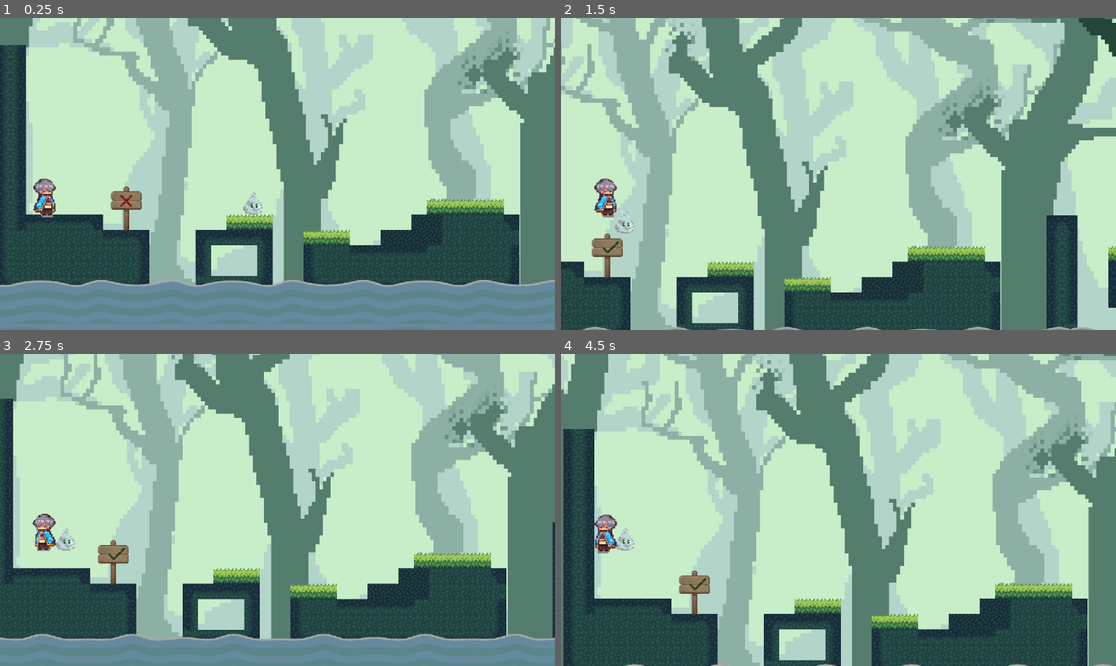
Above: before the commit, frames 1-4 (two rows, left to right).
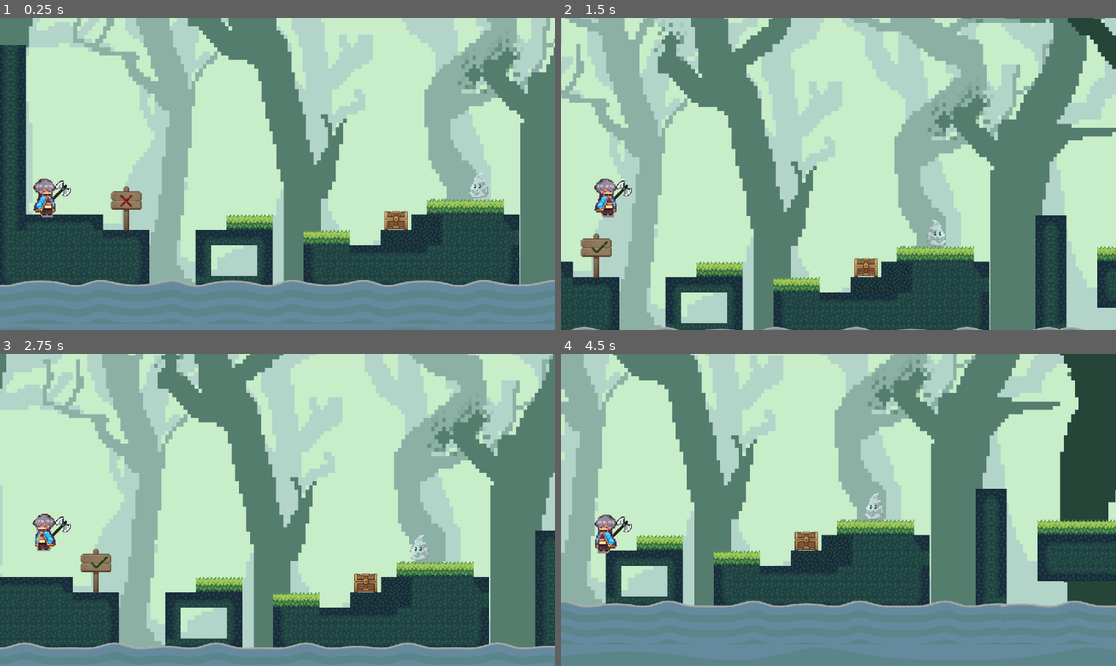
Above: after the commit, the same moments.

Repository: karenRojas07/RavenGame
Game: Godot game, scene res://Scenes/Map.tscn
Two runs of this game, one before a commit and one after it. Both use one fixed random seed, a clock stepped at 60 frames per second and the inputs below.
Inputs:
- Up to frame 1 (0.25 s): no input
- Up to frame 2 (1.5 s): hold Up (ui_up) 0.53-1.28 s; hold Right (ui_right) from 0.53 s (still down); tap Z (attack, bound only after the commit) at 0.6 s; tap Up (ui_up) at 1.35 s
- Up to frame 3 (2.75 s): tap Up (ui_up) at 1.52, 1.82 s; tap Z (attack, bound only after the commit) at 1.55, 2.1 s; release Right (ui_right) at 2.03 s; hold Left (ui_left) from 2.03 s (still down); hold Up (ui_up) from 2.03 s (still down)
- Up to frame 4 (4.5 s): release Left (ui_left) at 2.78 s; release Up (ui_up) at 2.78 s; hold Right (ui_right) 2.78-4.28 s; tap Z (attack, bound only after the commit) at 2.85, 4.35 s; tap Up (ui_up) at 3.02, 3.32 s; hold Up (ui_up) 3.53-4.28 s; hold Left (ui_left) from 4.28 s (still down)

The runs differ from the first frame. In frame 1, 0.6% of the frame differs, in the area x 9-88%, y 49-68%; in frame 2, 32%; in frame 3, 42%; in frame 4, 84%, in the area x 0-100%, y 0-100%.

Commit message:
Attack from the character v2

Diff:
--- a/Scenes/Enemy.tscn
+++ b/Scenes/Enemy.tscn
@@ -1,12 +1,33 @@
-[gd_scene load_steps=10 format=3 uid="uid://dbm154l7m3uqm"]
+[gd_scene load_steps=14 format=3 uid="uid://dbm154l7m3uqm"]
 
-[ext_resource type="Script" path="res://Scripts/Player.gd" id="1_fnx1l"]
+[ext_resource type="Script" path="res://Scripts/Enemy.gd" id="1_d3qid"]
 [ext_resource type="Texture2D" uid="uid://g5vxdg4uvq8u" path="res://Textures/TEXTURAS/ENEMIGOS/FANTASMA/pixil-frame-0.png" id="2_op3wa"]
+[ext_resource type="Texture2D" uid="uid://bkt1p18qsygsc" path="res://Textures/TEXTURAS/ENEMIGOS/FANTASMA/pixil-frame-2.png" id="2_pkuxq"]
+[ext_resource type="Texture2D" uid="uid://bq8qvtbv4juyr" path="res://Textures/TEXTURAS/ENEMIGOS/FANTASMA/pixil-frame-1.png" id="4_txnc2"]
+[ext_resource type="Texture2D" uid="uid://clqi2p7enm1p5" path="res://Textures/TEXTURAS/ENEMIGOS/FANTASMA/pixil-frame-3.png" id="5_rji2c"]
+
+[sub_resource type="RectangleShape2D" id="RectangleShape2D_x43ju"]
+size = Vector2(20, 24)
+
+[sub_resource type="RectangleShape2D" id="RectangleShape2D_6mbd5"]
+size = Vector2(20, 27)
 
 [sub_resource type="Animation" id="Animation_0msoo"]
 resource_name = "IDLE"
 length = 0.5
 loop_mode = 1
+tracks/0/type = "value"
+tracks/0/imported = false
+tracks/0/enabled = true
+tracks/0/path = NodePath("Sprite2D:texture")
+tracks/0/interp = 1
+tracks/0/loop_wrap = true
+tracks/0/keys = {
+"times": PackedFloat32Array(0, 0.1, 0.2, 0.3),
+"transitions": PackedFloat32Array(1, 1, 1, 1),
+"update": 1,
+"values": [ExtResource("2_op3wa"), ExtResource("4_txnc2"), ExtResource("2_pkuxq"), ExtResource("5_rji2c")]
+}
 
 [sub_resource type="Animation" id="Animation_nex07"]
 resource_name = "Idle"
@@ -32,16 +53,9 @@
 "Walk": SubResource("Animation_6t8jb")
 }
 
-[sub_resource type="RectangleShape2D" id="RectangleShape2D_x43ju"]
-size = Vector2(20, 24)
-
-[node name="CharacterBody2D" type="CharacterBody2D"]
-script = ExtResource("1_fnx1l")
-
-[node name="AnimationPlayer" type="AnimationPlayer" parent="."]
-libraries = {
-"": SubResource("AnimationLibrary_rgd05")
-}
+[node name="Ghost" type="CharacterBody2D" groups=["Enemies"]]
+collision_layer = 2
+script = ExtResource("1_d3qid")
 
 [node name="CollisionShape2D" type="CollisionShape2D" parent="."]
 position = Vector2(0, -4)
@@ -50,3 +64,20 @@
 [node name="Sprite2D" type="Sprite2D" parent="."]
 position = Vector2(-1, -4)
 texture = ExtResource("2_op3wa")
+
+[node name="Hitbox" type="Area2D" parent="."]
+
+[node name="CollisionShape2D" type="CollisionShape2D" parent="Hitbox"]
+position = Vector2(0, -5.5)
+shape = SubResource("RectangleShape2D_6mbd5")
+
+[node name="RayCast2D" type="RayCast2D" parent="."]
+position = Vector2(-11, 1)
+target_position = Vector2(0, 13)
+
+[node name="AnimationPlayer" type="AnimationPlayer" parent="."]
+libraries = {
+"": SubResource("AnimationLibrary_rgd05")
+}
+
+[connection signal="area_entered" from="Hitbox" to="." method="_on_hitbox_area_entered"]
--- a/Scenes/Map.tscn
+++ b/Scenes/Map.tscn
@@ -6,9 +6,9 @@
 [ext_resource type="Texture2D" uid="uid://c2ivlhqw8achn" path="res://Textures/Floor/jungle tileset.png" id="3_6wjnb"]
 [ext_resource type="PackedScene" uid="uid://dw72qlinlkhjn" path="res://Scenes/Objects/water.tscn" id="7_3fm8k"]
 [ext_resource type="PackedScene" uid="uid://dbm154l7m3uqm" path="res://Scenes/Enemy.tscn" id="7_molfr"]
-[ext_resource type="Script" path="res://Scripts/Enemy.gd" id="8_6xmrs"]
 [ext_resource type="Texture2D" uid="uid://c2oir6v1fwj6k" path="res://Textures/Water/Map1/waterAnimation11.png" id="9_gd12y"]
 [ext_resource type="PackedScene" uid="uid://jm7rjx85tmr4" path="res://Scenes/checkpoint.tscn" id="9_mk4eh"]
+[ext_resource type="PackedScene" uid="uid://b8u5g2syv2j34" path="res://Scenes/Objects/chest.tscn" id="10_od5wd"]
 
 [sub_resource type="TileSetAtlasSource" id="TileSetAtlasSource_7ec5n"]
 texture = ExtResource("1_oufn8")
@@ -98,7 +98,7 @@
 
 [node name="Player" parent="." instance=ExtResource("2_77rtk")]
 z_index = 20
-position = Vector2(-275, 12)
+position = Vector2(-275, 19)
 
 [node name="Camera2D" type="Camera2D" parent="Player"]
 position = Vector2(235, -30)
@@ -109,10 +109,6 @@
 scale = Vector2(2.177, 0.946154)
 texture = ExtResource("9_gd12y")
 
-[node name="Enemy" parent="." instance=ExtResource("7_molfr")]
-position = Vector2(-39, 18)
-script = ExtResource("8_6xmrs")
-
 [node name="checkpoint" parent="." instance=ExtResource("9_mk4eh")]
 position = Vector2(-197, 26)
 
@@ -121,3 +117,9 @@
 
 [node name="checkpoint2" parent="." instance=ExtResource("9_mk4eh")]
 position = Vector2(595, -38)
+
+[node name="Chest" parent="." instance=ExtResource("10_od5wd")]
+position = Vector2(88, 43)
+
+[node name="Ghost" parent="." instance=ExtResource("7_molfr")]
+position = Vector2(184, 10)
--- /dev/null
+++ b/Scenes/Objects/chest.tscn
@@ -0,0 +1,52 @@
+[gd_scene load_steps=12 format=3 uid="uid://b8u5g2syv2j34"]
+
+[ext_resource type="Texture2D" uid="uid://buxi30rw2eb0c" path="res://Textures/Objects/Chest/Chest1.png" id="1_mhw5c"]
+[ext_resource type="Script" path="res://Scripts/Objects/chest.gd" id="1_v7w7x"]
+[ext_resource type="Texture2D" uid="uid://bfqyminmmhi2r" path="res://Textures/Objects/Chest/Chest2.png" id="2_pe3k3"]
+[ext_resource type="Texture2D" uid="uid://cdc65km5nrqmp" path="res://Textures/Objects/Chest/Chest3.png" id="3_237s5"]
+[ext_resource type="Texture2D" uid="uid://bpdedh737ta4p" path="res://Textures/Objects/Chest/Chest4.png" id="4_jio4c"]
+[ext_resource type="Texture2D" uid="uid://ditin6tfjvpyt" path="res://Textures/Objects/Chest/Chest5.png" id="5_vhadx"]
+[ext_resource type="Texture2D" uid="uid://dk7rdhrmi2qvh" path="res://Textures/Objects/Chest/Chest6.png" id="6_6beu1"]
+[ext_resource type="Texture2D" uid="uid://ed258s78kq1k" path="res://Textures/Objects/Chest/Chest7.png" id="7_g72cw"]
+
+[sub_resource type="RectangleShape2D" id="RectangleShape2D_x8qxa"]
+size = Vector2(24, 19)
+
+[sub_resource type="Animation" id="Animation_ou2cp"]
+resource_name = "open"
+tracks/0/type = "value"
+tracks/0/imported = false
+tracks/0/enabled = true
+tracks/0/path = NodePath("Sprite2D:texture")
+tracks/0/interp = 1
+tracks/0/loop_wrap = true
+tracks/0/keys = {
+"times": PackedFloat32Array(0, 0.1, 0.2, 0.3, 0.4, 0.6, 0.8),
+"transitions": PackedFloat32Array(1, 1, 1, 1, 1, 1, 1),
+"update": 1,
+"values": [ExtResource("1_mhw5c"), ExtResource("2_pe3k3"), ExtResource("3_237s5"), ExtResource("4_jio4c"), ExtResource("5_vhadx"), ExtResource("6_6beu1"), ExtResource("7_g72cw")]
+}
+
+[sub_resource type="AnimationLibrary" id="AnimationLibrary_kk78g"]
+_data = {
+"open": SubResource("Animation_ou2cp")
+}
+
+[node name="Chest" type="Node2D"]
+script = ExtResource("1_v7w7x")
+
+[node name="Sprite2D" type="Sprite2D" parent="."]
+position = Vector2(-5, -4.75)
+scale = Vector2(0.705882, 0.672414)
+texture = ExtResource("1_mhw5c")
+
+[node name="Area2D" type="Area2D" parent="."]
+
+[node name="CollisionShape2D" type="CollisionShape2D" parent="Area2D"]
+position = Vector2(-5, -4.5)
+shape = SubResource("RectangleShape2D_x8qxa")
+
+[node name="AnimationPlayer" type="AnimationPlayer" parent="."]
+libraries = {
+"": SubResource("AnimationLibrary_kk78g")
+}
--- a/Scenes/Player.tscn
+++ b/Scenes/Player.tscn
@@ -1,8 +1,13 @@
-[gd_scene load_steps=12 format=3 uid="uid://cbgjtr70maqer"]
+[gd_scene load_steps=20 format=3 uid="uid://cbgjtr70maqer"]
 
 [ext_resource type="Script" path="res://Scripts/Player.gd" id="1_d7ydn"]
 [ext_resource type="Texture2D" uid="uid://b87d5wass3vxi" path="res://Textures/Character/character.png" id="1_o8b7n"]
 [ext_resource type="Texture2D" uid="uid://cut3ilgx07tpy" path="res://Textures/Character/character2.png" id="3_dt3ib"]
+[ext_resource type="Texture2D" uid="uid://cjcngvuw2v1ax" path="res://Textures/TEXTURAS/ARMAS/Hacha.png" id="4_e20ja"]
+[ext_resource type="Texture2D" uid="uid://b4lhrengmxtb7" path="res://Textures/TEXTURAS/ARMAS/Hacha/Hacha1.png" id="4_u5bcc"]
+[ext_resource type="Texture2D" uid="uid://cxoyvorbripmn" path="res://Textures/TEXTURAS/ARMAS/Hacha/Hacha2.png" id="5_evflq"]
+[ext_resource type="Texture2D" uid="uid://dyf85d5dtnq6a" path="res://Textures/TEXTURAS/ARMAS/Hacha/Hacha3.png" id="6_88lhl"]
+[ext_resource type="Texture2D" uid="uid://dg8uyo3wurky0" path="res://Textures/TEXTURAS/ARMAS/Hacha/Hacha4.png" id="7_5pk5f"]
 
 [sub_resource type="RectangleShape2D" id="RectangleShape2D_4oyu6"]
 size = Vector2(23, 38)
@@ -87,7 +92,44 @@
 [sub_resource type="RectangleShape2D" id="RectangleShape2D_x43ju"]
 size = Vector2(23.5, 38)
 
+[sub_resource type="RectangleShape2D" id="RectangleShape2D_myytg"]
+size = Vector2(15.5, 29)
+
+[sub_resource type="Animation" id="Animation_a1ojn"]
+resource_name = "Attack"
+length = 0.9
+tracks/0/type = "value"
+tracks/0/imported = false
+tracks/0/enabled = true
+tracks/0/path = NodePath("Hacha:texture")
+tracks/0/interp = 1
+tracks/0/loop_wrap = true
+tracks/0/keys = {
+"times": PackedFloat32Array(0, 0.2, 0.4, 0.6, 0.8),
+"transitions": PackedFloat32Array(1, 1, 1, 1, 1),
+"update": 1,
+"values": [ExtResource("4_u5bcc"), ExtResource("5_evflq"), ExtResource("6_88lhl"), ExtResource("7_5pk5f"), ExtResource("4_u5bcc")]
+}
+tracks/1/type = "value"
+tracks/1/imported = false
+tracks/1/enabled = true
+tracks/1/path = NodePath(".:attacking")
+tracks/1/interp = 1
+tracks/1/loop_wrap = true
+tracks/1/keys = {
+"times": PackedFloat32Array(0),
+"transitions": PackedFloat32Array(1),
+"update": 1,
+"values": [false]
+}
+
+[sub_resource type="AnimationLibrary" id="AnimationLibrary_b5ch3"]
+_data = {
+"Attack": SubResource("Animation_a1ojn")
+}
+
 [node name="CharacterBody2D" type="CharacterBody2D"]
+collision_layer = 2
 script = ExtResource("1_d7ydn")
 
 [node name="Area2D" type="Area2D" parent="."]
@@ -110,3 +152,20 @@
 [node name="CollisionShape2D" type="CollisionShape2D" parent="."]
 position = Vector2(-6.75, -7)
 shape = SubResource("RectangleShape2D_x43ju")
+
+[node name="Hacha" type="Sprite2D" parent="."]
+z_index = -2
+position = Vector2(12, -14)
+scale = Vector2(0.789063, 0.796875)
+texture = ExtResource("4_e20ja")
+
+[node name="AttackArea" type="Area2D" parent="."]
+
+[node name="CollisionShape2D" type="CollisionShape2D" parent="AttackArea"]
+position = Vector2(13.75, -8.5)
+shape = SubResource("RectangleShape2D_myytg")
+
+[node name="AnimationHacha" type="AnimationPlayer" parent="."]
+libraries = {
+"": SubResource("AnimationLibrary_b5ch3")
+}
--- a/Scenes/checkpoint.tscn
+++ b/Scenes/checkpoint.tscn
@@ -35,6 +35,7 @@
 texture = ExtResource("2_qt8bm")
 
 [node name="Area2D" type="Area2D" parent="."]
+monitorable = false
 
 [node name="CollisionShape2D" type="CollisionShape2D" parent="Area2D"]
 shape = SubResource("RectangleShape2D_g3mkt")
--- a/Scripts/Enemy.gd
+++ b/Scripts/Enemy.gd
@@ -1,29 +1,39 @@
 extends CharacterBody2D
-
-const moveSpeed = 70
-const maxSpeed = 100
-const jumpHeight = -300
-const gravity = 15
 
 @onready var sprite = $Sprite2D
 @onready var animationPlayer = $AnimationPlayer
 
-func _physics_process(_delta):
-	velocity.y += gravity
-	var friction = false
+var speed = -60.0
+var gravity = 15
+var facing_right = false
 
-	# Establecer la velocidad hacia la izquierda
-	velocity.x = max(velocity.x - moveSpeed, -maxSpeed)
-	sprite.flip_h = true  # Voltear el sprite hacia la izquierda
-	animationPlayer.play("WALK")
+func _ready():
+	$AnimationPlayer.play("IDLE")
 
-	if is_on_floor():
-		if Input.is_action_pressed("ui_up"):
-			velocity.y = jumpHeight
-		if friction:
-			velocity.x = lerp(velocity.x, 0.0, 0.5)
+func _physics_process(delta):
+	if not is_on_floor():
+		velocity.y += gravity * delta
+
+	if !$RayCast2D.is_colliding() && is_on_floor():
+		flip()
+
+	velocity.x = speed
+	move_and_slide()
+
+func flip():
+	facing_right = !facing_right
+
+	scale.x = abs(scale.x) * -1
+	if facing_right:
+		speed = abs(speed)
 	else:
-		if friction:
-			velocity.x = lerp(velocity.x, 0.0, 0.01)
+		speed = abs(speed) * -1
 
-	move_and_slide()
+
+func _on_hitbox_area_entered(area):
+	if area.get_parent() is Player:
+		#area.get_parent().die()
+		print("xd")
+
+func die():
+	queue_free()
--- /dev/null
+++ b/Scripts/Objects/chest.gd
@@ -0,0 +1,15 @@
+extends Node2D
+
+class_name Chest
+
+# Called when the node enters the scene tree for the first time.
+func _ready():
+	pass # Replace with function body.
+
+
+# Called every frame. 'delta' is the elapsed time since the previous frame.
+func _process(delta):
+	pass
+
+func open():
+	$AnimationPlayer.play("open")
--- a/Scripts/Player.gd
+++ b/Scripts/Player.gd
@@ -10,8 +10,15 @@
 @onready var sprite = $Sprite2D
 @onready var animationPlayer = $AnimationPlayer
 
+@export var attacking = false
+
 func _ready():
 	GameManager.player = self
+
+func _process(delta):
+	if Input.is_action_just_pressed("attack"):
+		attack()
+
 
 func _physics_process(_delta):
 	velocity.y += gravity
@@ -42,8 +49,20 @@
 
 	move_and_slide()
 
-	if position.y >= 180:
+	if position.y >= 160:
 		die()
+
+func attack():
+	var overlapping_objects = $AttackArea.get_overlapping_areas()
+
+	for area in overlapping_objects:
+		if area.get_parent().is_in_group("Enemies"):
+			area.get_parent().die()
+		if area.get_parent() is Chest:
+			area.get_parent().open()
+
+	attacking = true
+	$AnimationHacha.play("Attack")
 
 func die():
 	GameManager.respawn_player()
--- a/project.godot
+++ b/project.godot
@@ -19,6 +19,14 @@
 
 GameManager="*res://Scripts/Core/GameManager.gd"
 
+[input]
+
+attack={
+"deadzone": 0.5,
+"events": [Object(InputEventKey,"resource_local_to_scene":false,"resource_name":"","device":0,"window_id":0,"alt_pressed":false,"shift_pressed":false,"ctrl_pressed":false,"meta_pressed":false,"pressed":false,"keycode":0,"physical_keycode":90,"key_label":0,"unicode":0,"echo":false,"script":null)
+]
+}
+
 [rendering]
 
 textures/canvas_textures/default_texture_filter=0
Binary file added: Textures/Objects/Chest/Chest1.png
Not shown, added: Textures/Objects/Chest/Chest1.png.import
Binary file added: Textures/Objects/Chest/Chest2.png
Not shown, added: Textures/Objects/Chest/Chest2.png.import
Binary file added: Textures/Objects/Chest/Chest3.png
Not shown, added: Textures/Objects/Chest/Chest3.png.import
Binary file added: Textures/Objects/Chest/Chest4.png
Not shown, added: Textures/Objects/Chest/Chest4.png.import
Binary file added: Textures/Objects/Chest/Chest5.png
Not shown, added: Textures/Objects/Chest/Chest5.png.import
Binary file added: Textures/Objects/Chest/Chest6.png
Not shown, added: Textures/Objects/Chest/Chest6.png.import
(and 4 more such lines)
